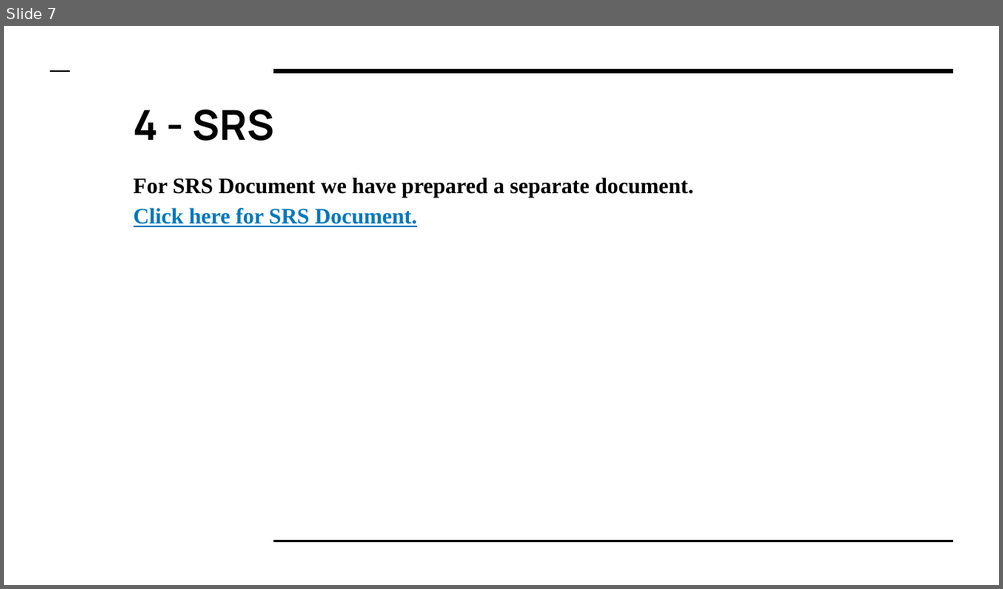
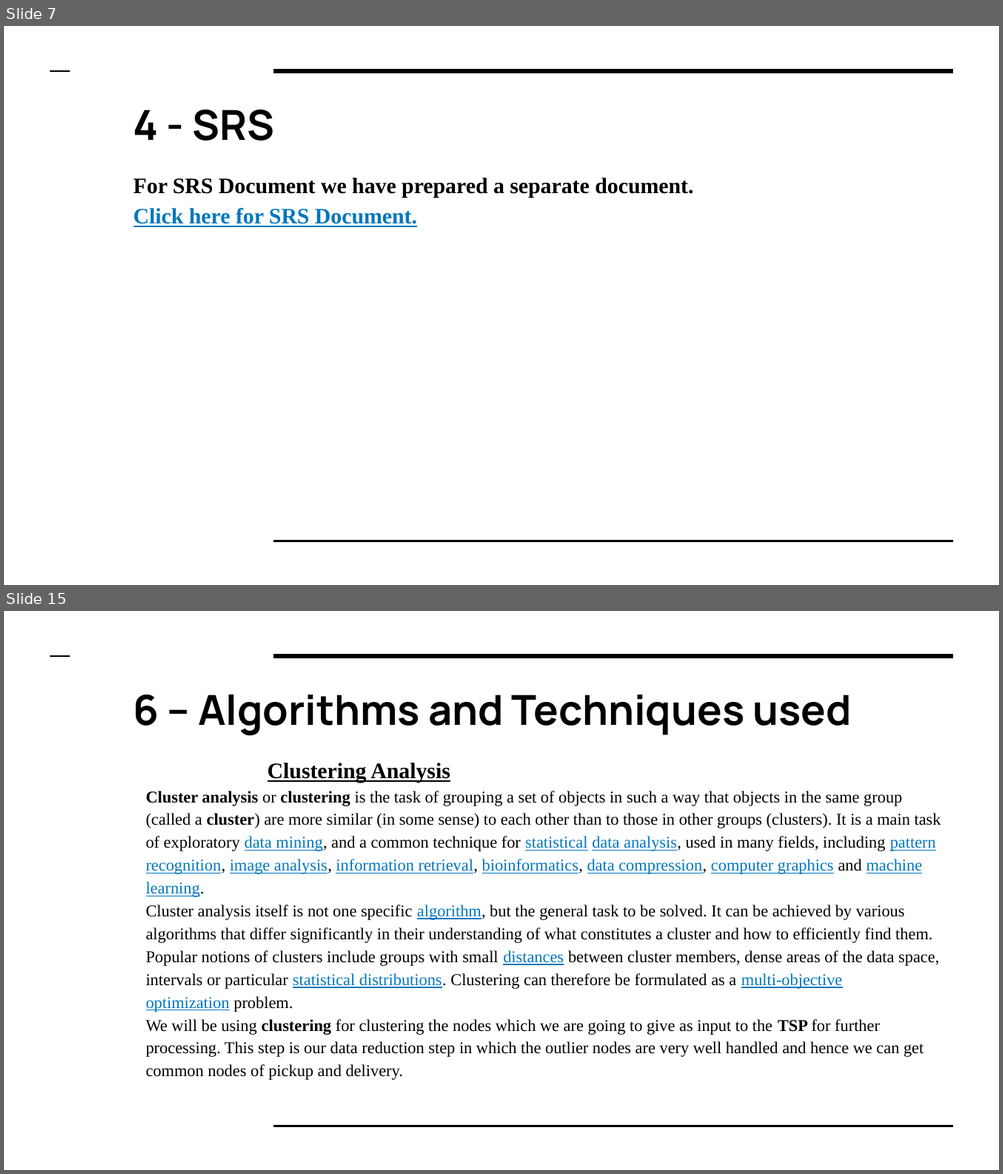
Before and after one commit to meetb007/kissan-bandhu, a slide deck: documents/kisaan Bandhu.pptx. Shown one above the other, each under a label of ours: slide 7 before the commit, slides 7 and 15 after it; the slides between them are not shown. The pictures are 1003x589 and 1003x1174 pixels, drawn with LibreOffice and Linux fonts; fonts in the diff are those of the drawing. Boxes give left, top, right and bottom in pixels: in the first picture for what was removed or moved away, otherwise in the second. Text is boxed around its words. In the diff, an @@ line names an element or a change of style, - is before the commit and + after.

```diff
--- a/documents/kisaan Bandhu.pptx
+++ b/documents/kisaan Bandhu.pptx
@@ slide 15 added at <box>4,611,999,1170</box>, background #FFFFFF; not listed: 3 template elements that a slide beside it also shows @@
@@ title added at <box>134,695,852,735</box>, 30 pt, text #000000, bold @@
+6 – Algorithms and Techniques used
@@ text added at <box>146,763,941,1080</box>, 12 pt, text #000000 @@
+Clustering Analysis
+Cluster analysis or clustering is the task of grouping a set of objects in such a way that objects in the same group (called a cluster) are more similar (in some sense) to each other than to those in other groups (clusters). It is a main task of exploratory data mining, and a common technique for statistical data analysis, used in many fields, including pattern recognition, image analysis, information retrieval, bioinformatics, data compression, computer graphics and machine learning.
+Cluster analysis itself is not one specific algorithm, but the general task to be solved. It can be achieved by various algorithms that differ significantly in their understanding of what constitutes a cluster and how to efficiently find them. Popular notions of clusters include groups with small distances between cluster members, dense areas of the data space, intervals or particular statistical distributions. Clustering can therefore be formulated as a multi-objective optimization problem.
+We will be using clustering for clustering the nodes which we are going to give as input to the TSP for further processing. This step is our data reduction step in which the outlier nodes are very well handled and hence we can get common nodes of pickup and delivery.
```
Also in this commit, not shown: 8 slides changed, 12 other slides added, 6 other files.
